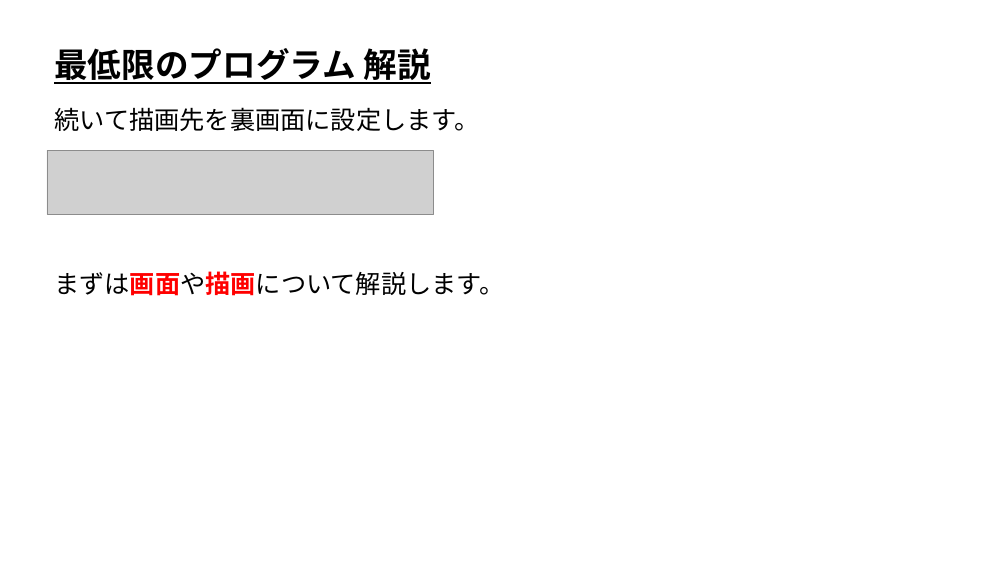
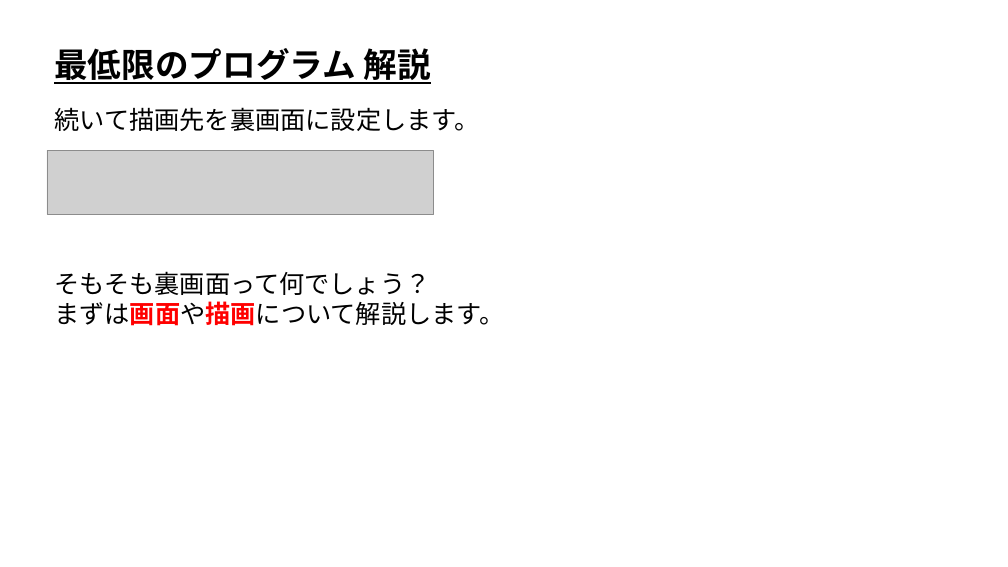
Before and after one commit to ArakiYusuke-Ohara/Textbook, a slide deck: slide 4 of ゲーム科1年/00_前期/ゲームプログラミングⅠ/02_ひな形(最低限のプログラム).pptx. Drawn at 1008x567 pixels with LibreOffice and Linux fonts; fonts in the diff are those of the drawing; grey boxes stand for pictures. Boxes give left, top, right and bottom in pixels: in the first picture for what was removed or moved away, otherwise in the second. Text is boxed around its words. In the diff, an @@ line names an element or a change of style, - is before the commit and + after.

```diff
--- a/ゲーム科1年/00_前期/ゲームプログラミングⅠ/02_ひな形(最低限のプログラム).pptx
+++ b/ゲーム科1年/00_前期/ゲームプログラミングⅠ/02_ひな形(最低限のプログラム).pptx
@@ text at <box>54,271,430,295</box>: paragraph added @@
+そもそも裏画面って何でしょう？
```
Also in this commit, not shown: 4 other slides changed, 2 slides added, 9 other files.
